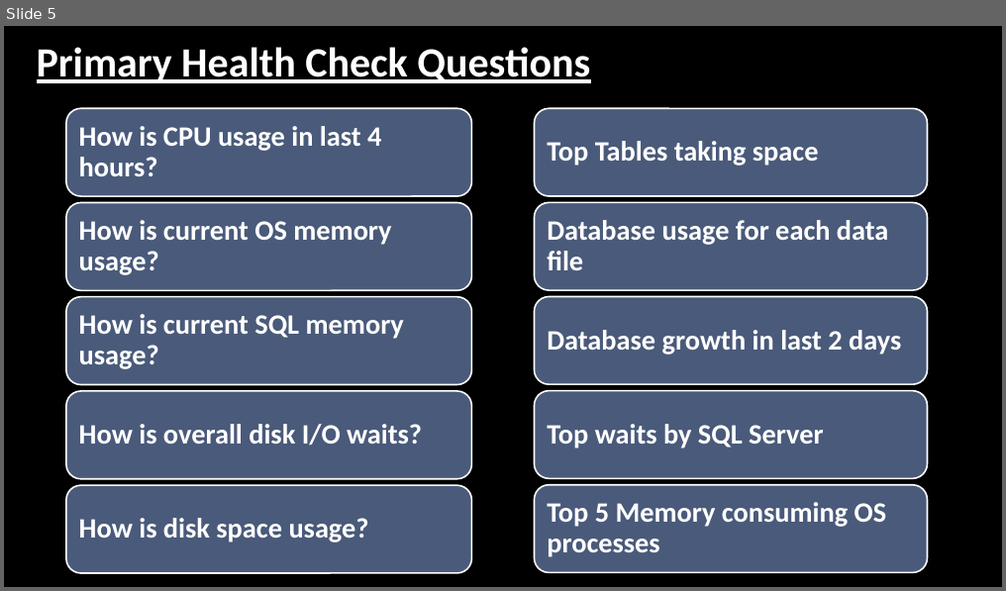
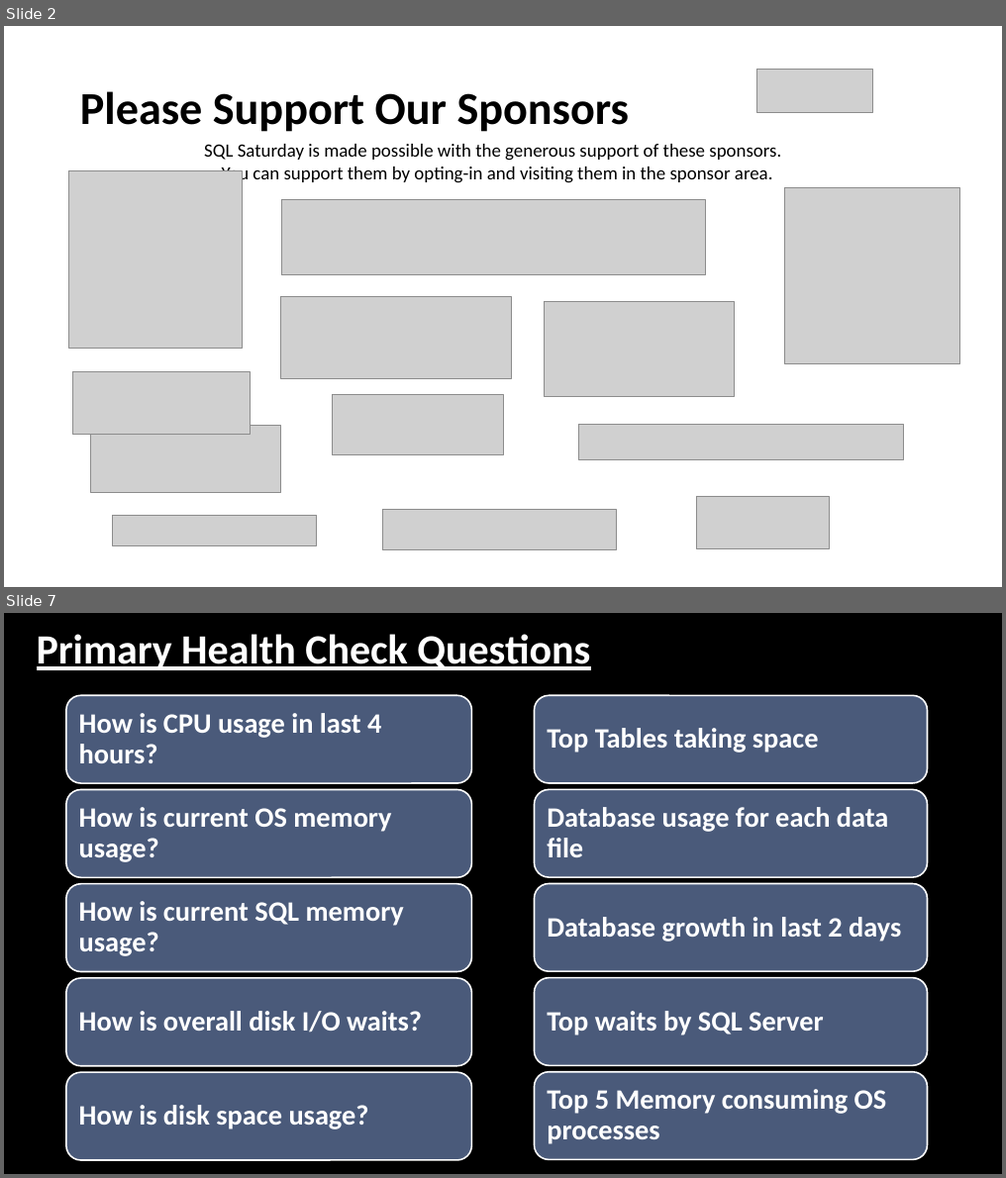
Before and after one commit to hedaprakash/SQLHealthCheck, a slide deck: Consolidated Essential Performance Health Check using PowerShell.pptx. Shown one above the other, each under a label of ours: slide 5 before the commit, slides 2 and 7 after it; the slides between them are not shown. The pictures are 1006x591 and 1006x1178 pixels, drawn with LibreOffice and Linux fonts; fonts in the diff are those of the drawing; grey boxes stand for pictures; background and template pictures are left out. Boxes give left, top, right and bottom in pixels: in the first picture for what was removed or moved away, otherwise in the second. Text is boxed around its words. In the diff, an @@ line names an element or a change of style, - is before the commit and + after.

```diff
--- a/Consolidated Essential Performance Health Check using PowerShell.pptx
+++ b/Consolidated Essential Performance Health Check using PowerShell.pptx
@@ slide 2 added at bbox=[4, 26, 1002, 587], background #FFFFFF @@
@@ picture added at bbox=[757, 70, 872, 113] @@
@@ title added at bbox=[80, 91, 630, 132], 44 pt, text #000000, bold @@
+Please Support Our Sponsors
@@ text added at bbox=[204, 144, 781, 185], 18 pt, text #000000 @@
+SQL Saturday is made possible with the generous support of these sponsors.
+You can support them by opting-in and visiting them in the sponsor area.
@@ picture added at bbox=[68, 171, 242, 348] @@
@@ picture added at bbox=[281, 199, 706, 275] @@
@@ picture added at bbox=[784, 187, 960, 364] @@
@@ picture added at bbox=[280, 297, 512, 378] @@
@@ picture added at bbox=[545, 302, 735, 396] @@
@@ picture added at bbox=[72, 372, 250, 435] @@
@@ picture added at bbox=[332, 395, 503, 456] @@
@@ picture added at bbox=[90, 426, 280, 493] @@
@@ picture added at bbox=[579, 424, 904, 460] @@
@@ picture added at bbox=[696, 496, 829, 550] @@
@@ picture added at bbox=[113, 515, 317, 546] @@
@@ picture added at bbox=[382, 509, 616, 550] @@
@@ what was slide 5 is now slide 7 @@
```
Also in this commit, not shown: 13 slides changed, 1 other slide added, 6 other files.
